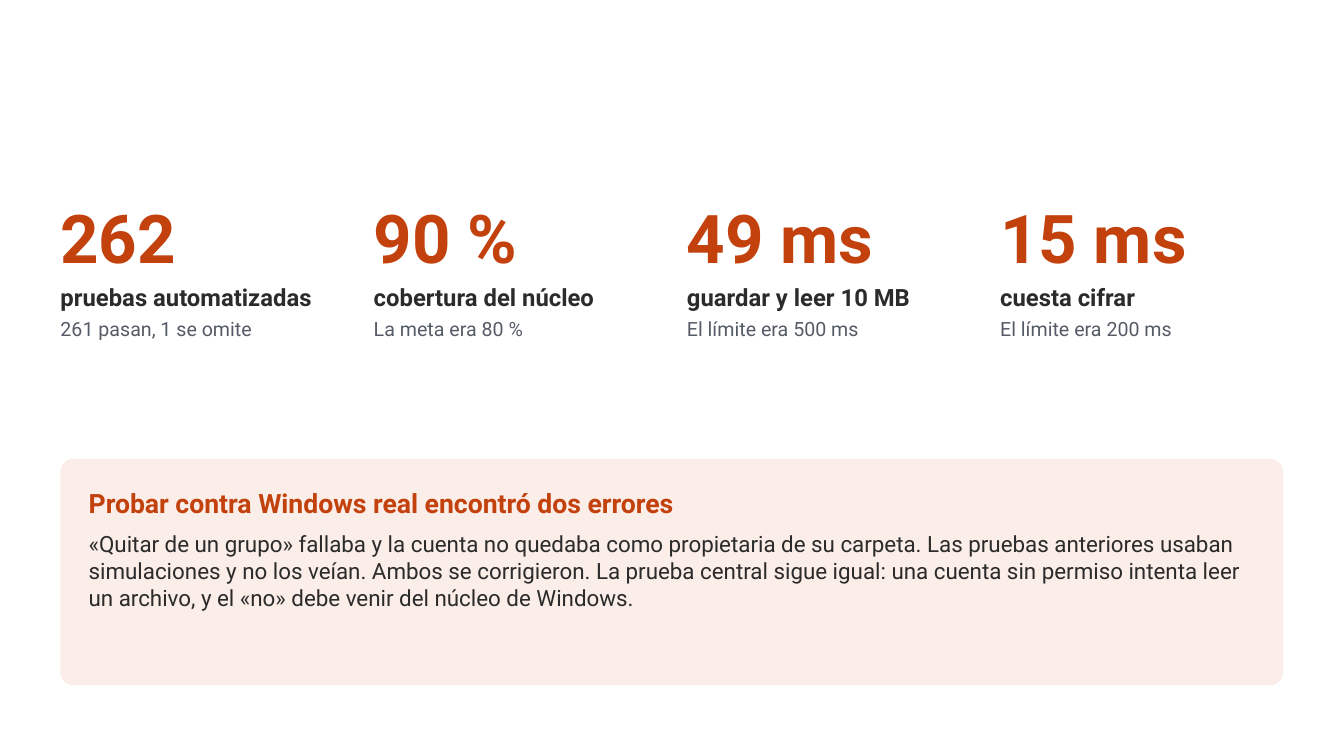
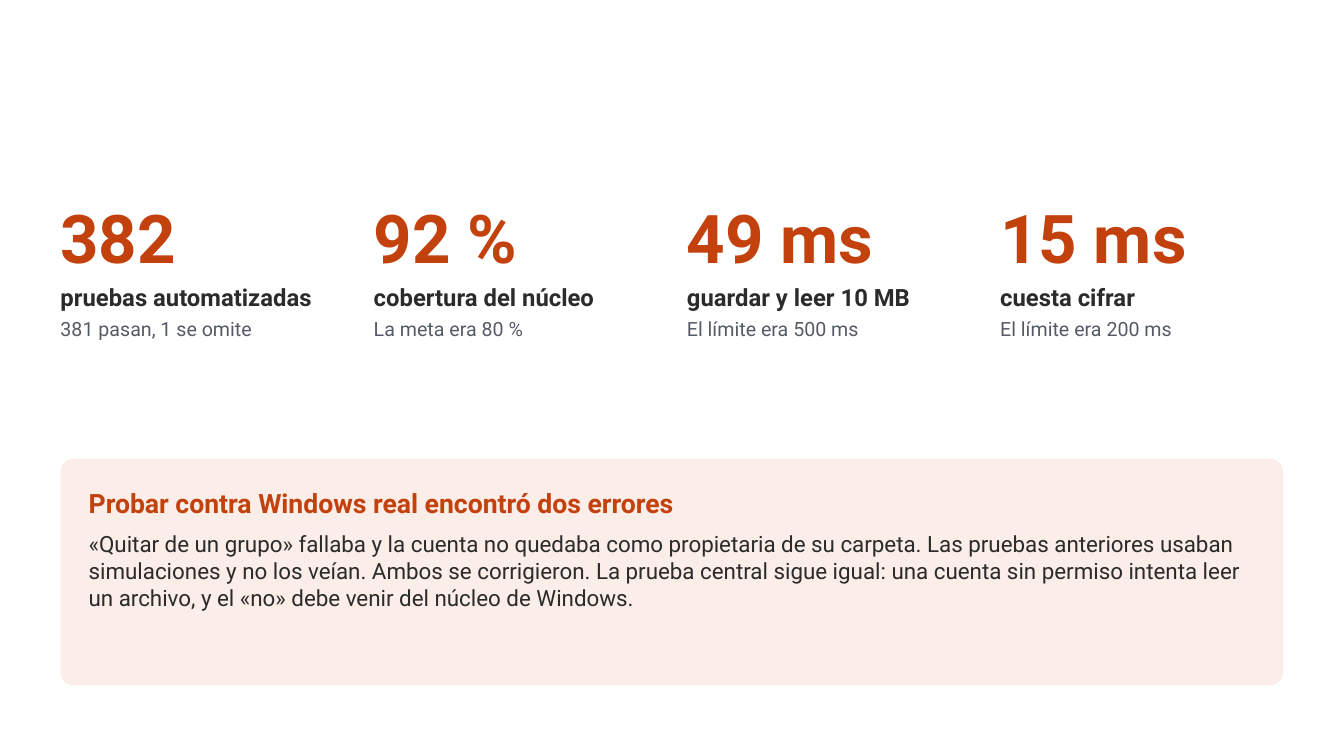
Before and after one commit to yanni2327/custodia, a slide deck: slide 13 of docs/Custodia_charla_TED.pptx (slide 12 before the commit). Drawn at 1344x756 pixels with LibreOffice and Linux fonts; fonts in the diff are those of the drawing; background and template pictures are left out. Boxes give left, top, right and bottom in pixels: in the first picture for what was removed or moved away, otherwise in the second. Text is boxed around its words. In the diff, an @@ line names an element or a change of style, - is before the commit and + after.

```diff
--- a/docs/Custodia_charla_TED.pptx
+++ b/docs/Custodia_charla_TED.pptx
@@ text at (60,214,175,264): text changed @@
-262
+382
@@ text at (374,214,451,264): text changed @@
-90 %
+92 %
@@ text at (60,322,252,340): text changed @@
-261 pasan, 1 se omite
+381 pasan, 1 se omite
```
Also in this commit, not shown: 4 other slides changed, 1 slide added, 27 other files.
